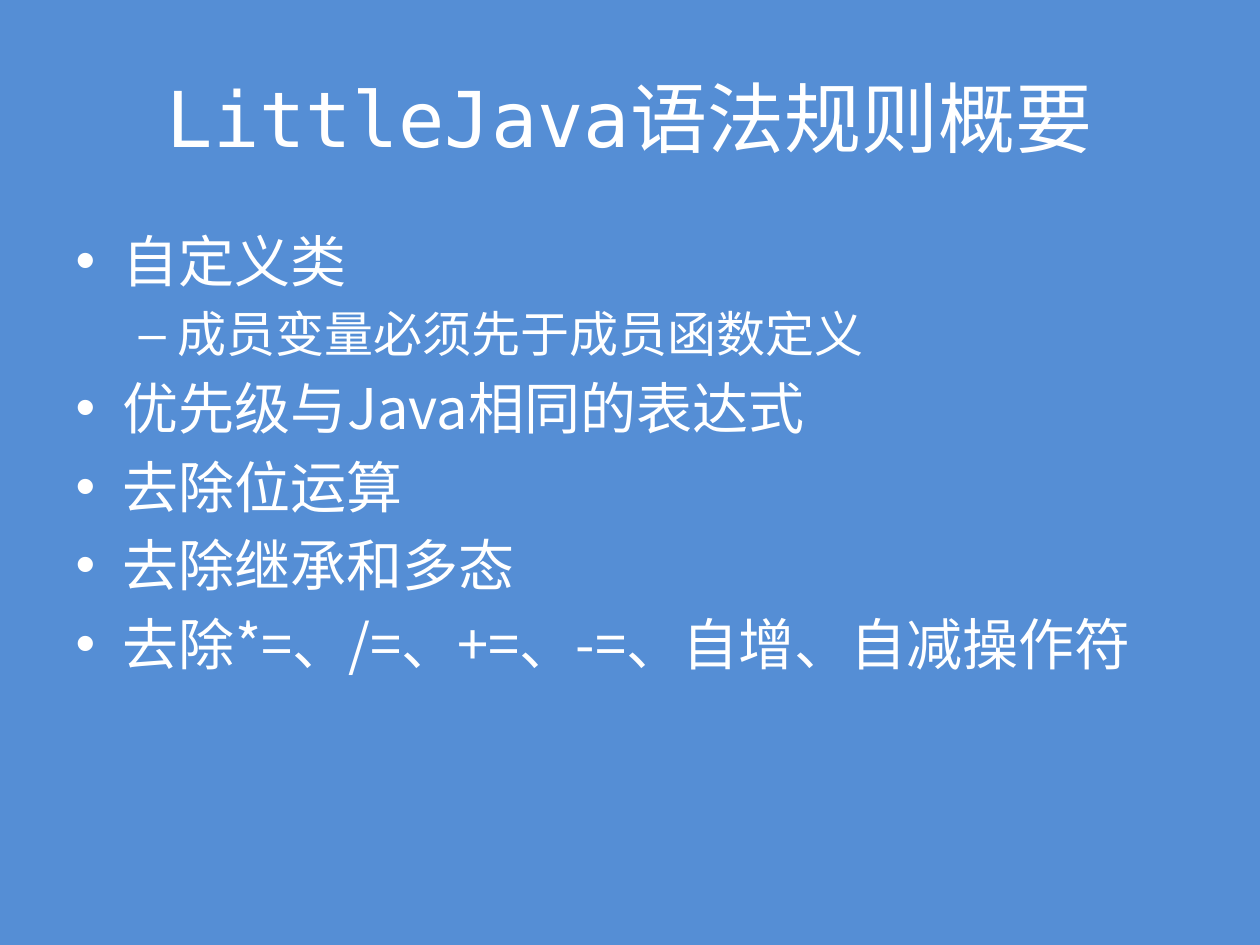
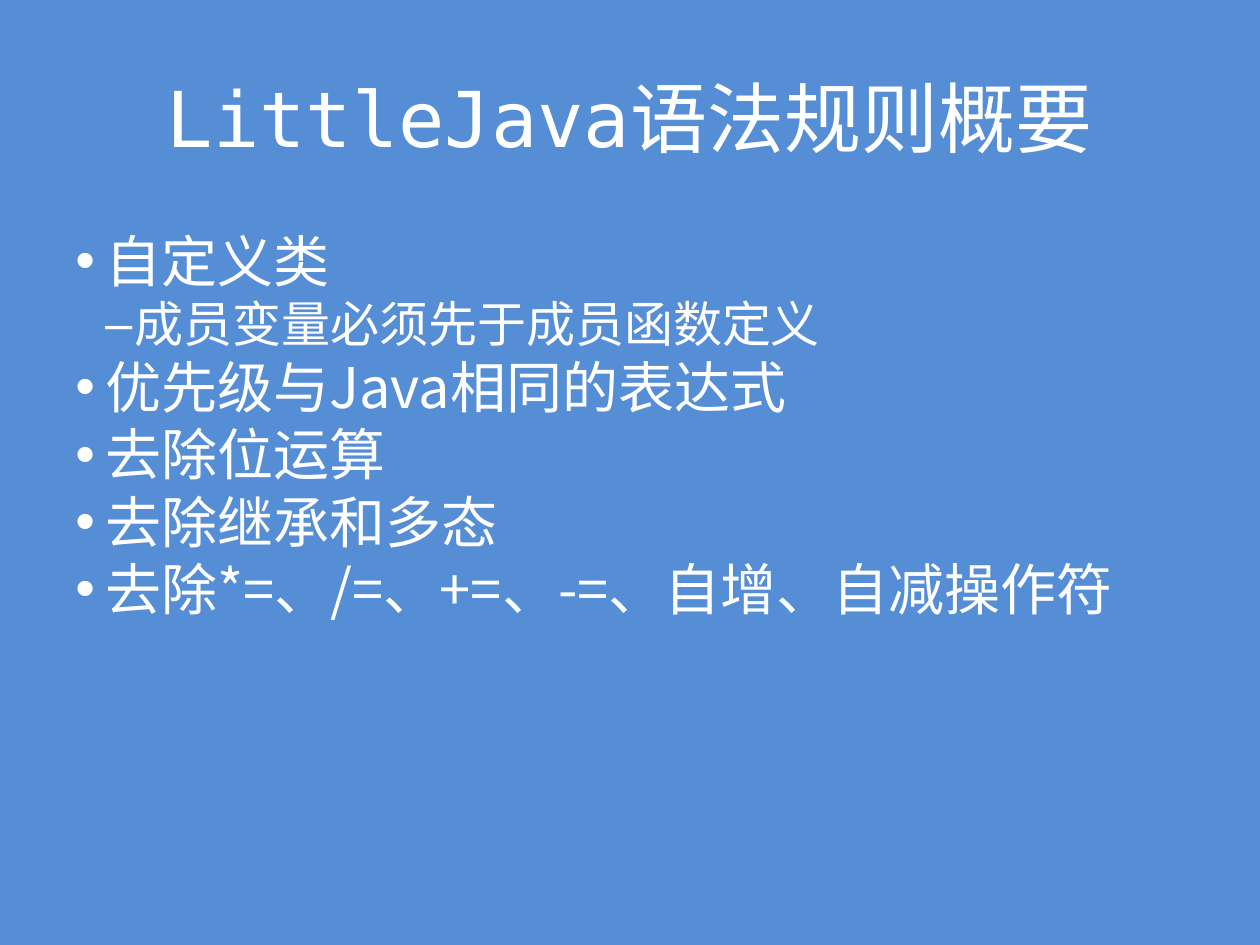
Before and after one commit to lilolelalu/jacc, a slide deck: slide 3 of submit/LittleJava语言简介.pptx. Drawn at 1260x945 pixels with LibreOffice and Linux fonts; fonts in the diff are those of the drawing. Boxes give left, top, right and bottom in pixels: in the first picture for what was removed or moved away, otherwise in the second. Text is boxed around its words. In the diff, an @@ line names an element or a change of style, - is before the commit and + after.

```diff
--- a/submit/LittleJava语言简介.pptx
+++ b/submit/LittleJava语言简介.pptx
@@ text "自定义类" at bbox=[105, 234, 1113, 620]: indent changed; less space between paragraphs @@
```
Also in this commit, not shown: 4 other slides changed.
